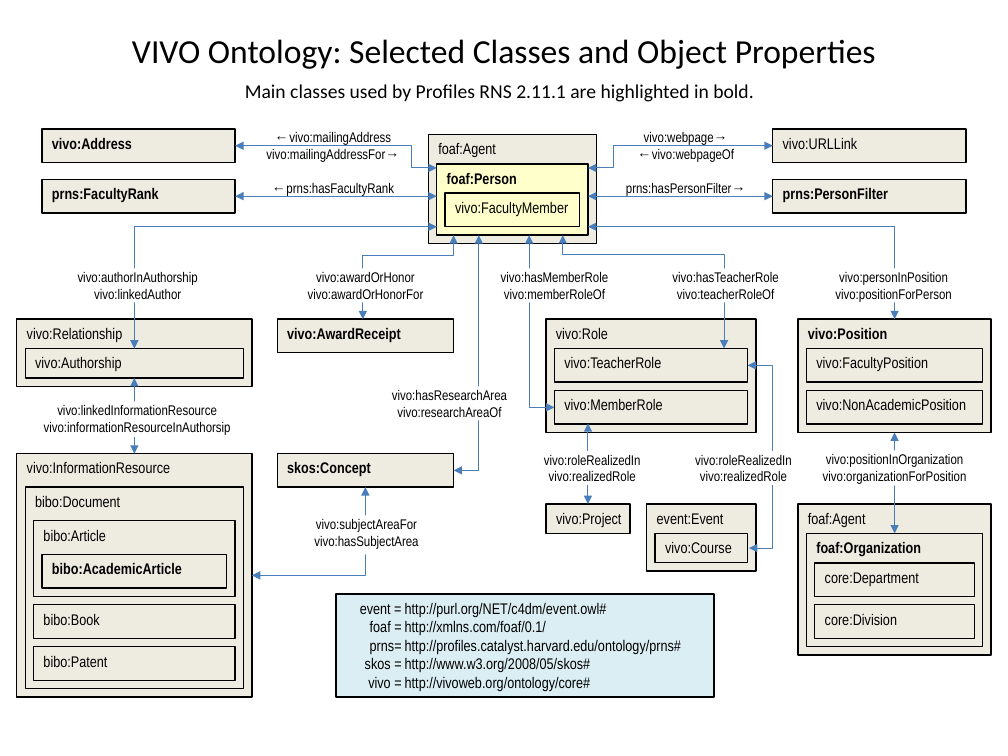
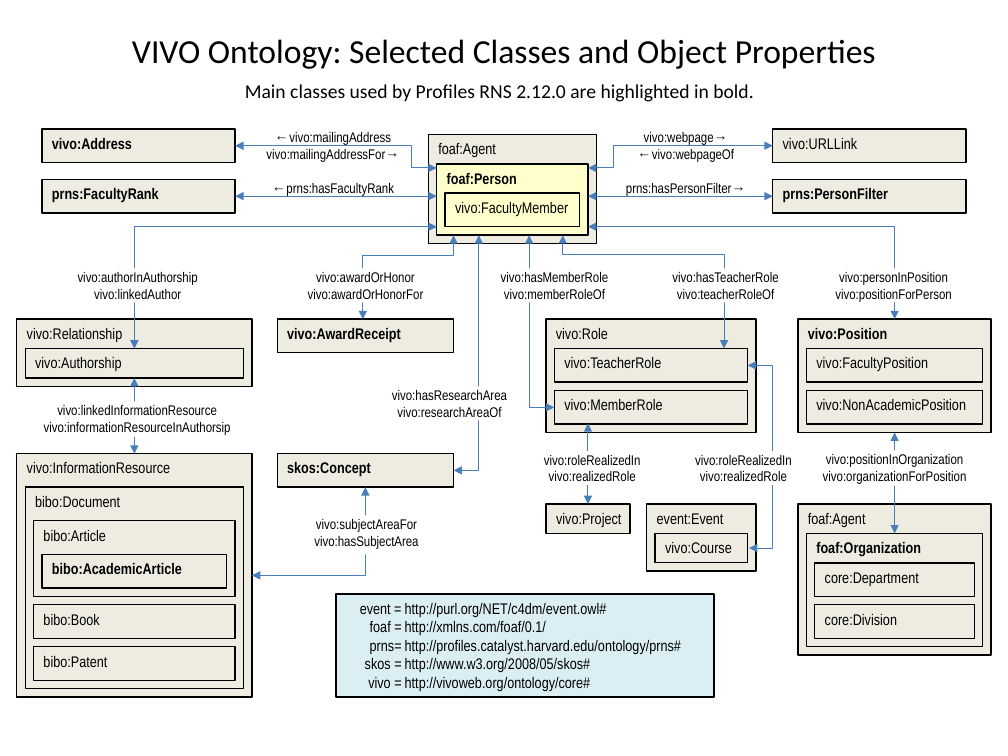
Before and after one commit to ProfilesRNS/ProfilesRNS, a slide deck: slide 1 of Documentation/ProfilesRNS_OntologyDiagram.pptx. Drawn at 1008x756 pixels with LibreOffice and Linux fonts; fonts in the diff are those of the drawing. Boxes give left, top, right and bottom in pixels: in the first picture for what was removed or moved away, otherwise in the second. Text is boxed around its words. In the diff, an @@ line names an element or a change of style, - is before the commit and + after.

```diff
--- a/Documentation/ProfilesRNS_OntologyDiagram.pptx
+++ b/Documentation/ProfilesRNS_OntologyDiagram.pptx
@@ text at box(245, 84, 753, 102): text changed @@
-Main classes used by Profiles RNS 2.11.1 are highlighted in bold.
+Main classes used by Profiles RNS 2.12.0 are highlighted in bold.
```
Also in this commit, not shown: 5 other files.
